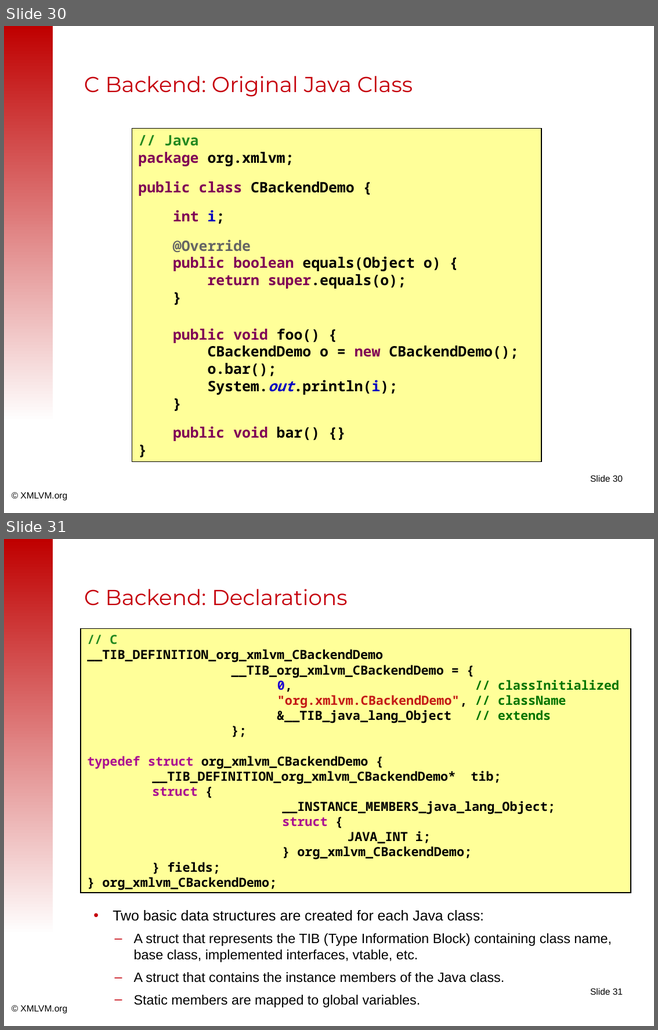
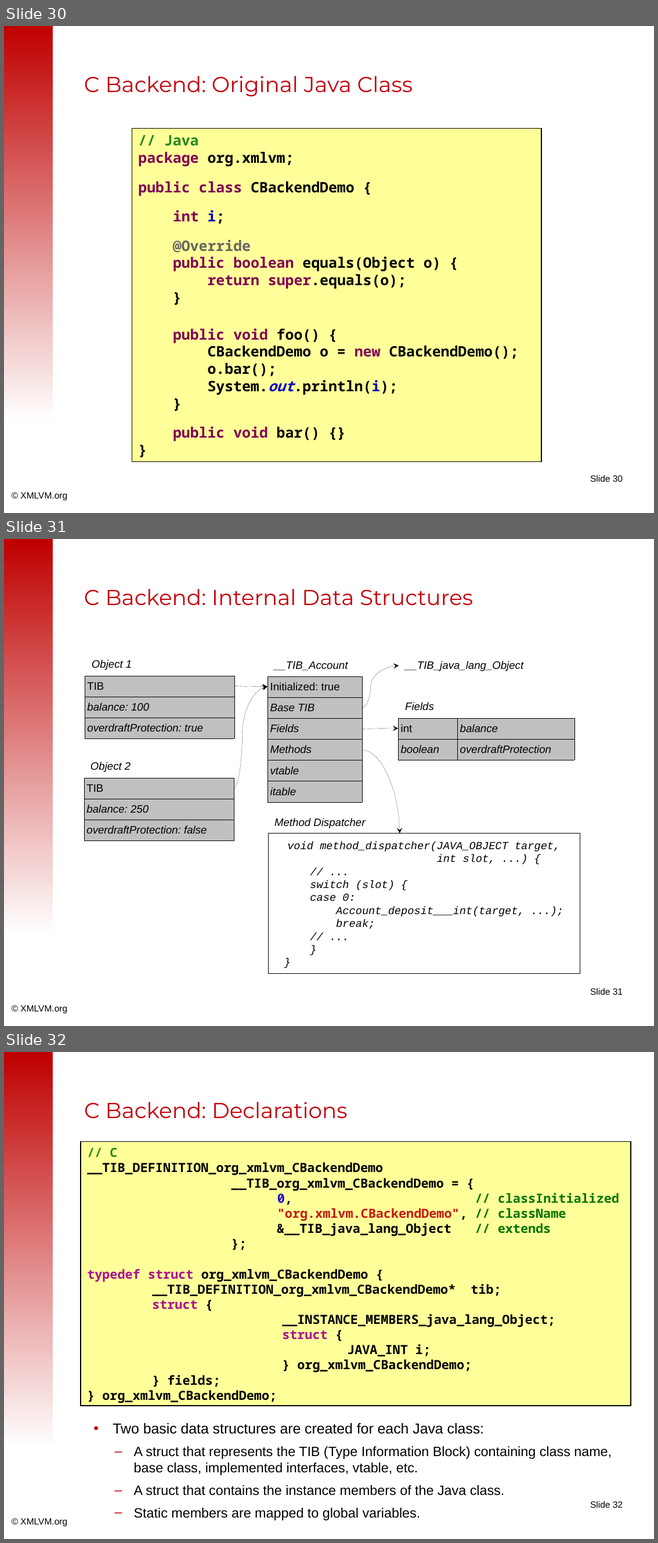
Before and after one commit to tisoft/xmlvm, a slide deck: doc/slides/android2iphone-master.odp. Shown one above the other, each under a label of ours: slides 30 and 31 before the commit, slides 30, 31 and 32 after it. The pictures are 658x1030 and 658x1543 pixels, drawn with LibreOffice and Linux fonts; fonts in the diff are those of the drawing; background and template pictures are left out. Boxes give left, top, right and bottom in pixels: in the first picture for what was removed or moved away, otherwise in the second. Text is boxed around its words. In the diff, an @@ line names an element or a change of style, - is before the commit and + after.

```diff
--- a/doc/slides/android2iphone-master.odp
+++ b/doc/slides/android2iphone-master.odp
@@ slide 31 added at [4, 539, 654, 1026], background #FFFFFF; not listed: 3 template elements that a slide beside it also shows @@
@@ title added at [84, 589, 473, 606], 24 pt, text #C5000B @@
+C Backend: Internal Data Structures
@@ text added at [92, 660, 132, 670], 12 pt, text #000000, italic @@
+Object 1
@@ table added at [85, 676, 234, 739], 3 rows, 1 columns @@
+TIB
+balance: 100
+overdraftProtection: true
@@ table added at [268, 676, 362, 802], 6 rows, 1 columns @@
+Initialized: true
+Base TIB
+Fields
+Methods
+vtable
+itable
@@ text added at [274, 661, 347, 671], 12 pt, text #000000, italic @@
+__TIB_Account
@@ curved arrow added from (361, 708) to (398, 665), #000000 0 pt @@
@@ text added at [405, 661, 523, 671], 12 pt, text #000000, italic @@
+__TIB_java_lang_Object
@@ curved arrow added from (233, 788) to (267, 686), #000000 0 pt @@
@@ curved arrow added from (234, 686) to (267, 686), #000000 0 pt @@
@@ text added at [405, 702, 434, 711], 12 pt, text #000000, italic @@
+Fields
@@ curved arrow added from (362, 729) to (398, 729), #000000 0 pt @@
@@ table added at [398, 718, 574, 761], 2 rows, 2 columns @@
+int | balance
+boolean | overdraftProtection
@@ text added at [90, 762, 130, 772], 12 pt, text #000000, italic @@
+Object 2
@@ curved arrow added from (362, 750) to (400, 833), #000000 0 pt @@
@@ table added at [84, 778, 233, 841], 3 rows, 1 columns @@
+TIB
+balance: 250
+overdraftProtection: false
@@ rectangle added at [268, 833, 579, 973], outline #000000 0 pt, 12 pt, text #000000, italic @@
+void method_dispatcher(JAVA_OBJECT target,
+int slot, ...) {
+// ...
+switch (slot) {
+case 0:
+Account_deposit___int(target, ...);
+break;
+// ...
+}
+}
@@ text added at [274, 818, 365, 828], 12 pt, text #000000, italic @@
+Method Dispatcher
@@ what was slide 31 is now slide 32 @@
@@ page number at [590, 1501, 622, 1508]: text changed @@
-Slide 31
+Slide 32
```
Also in this commit, not shown: 1 slide changed, 1 other slide added.
